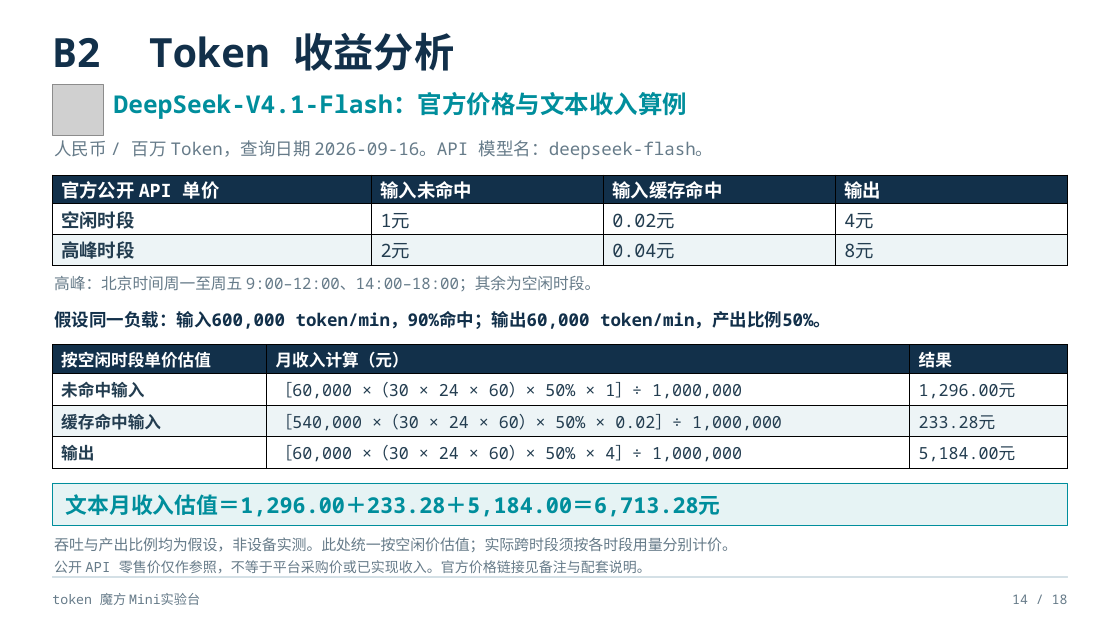
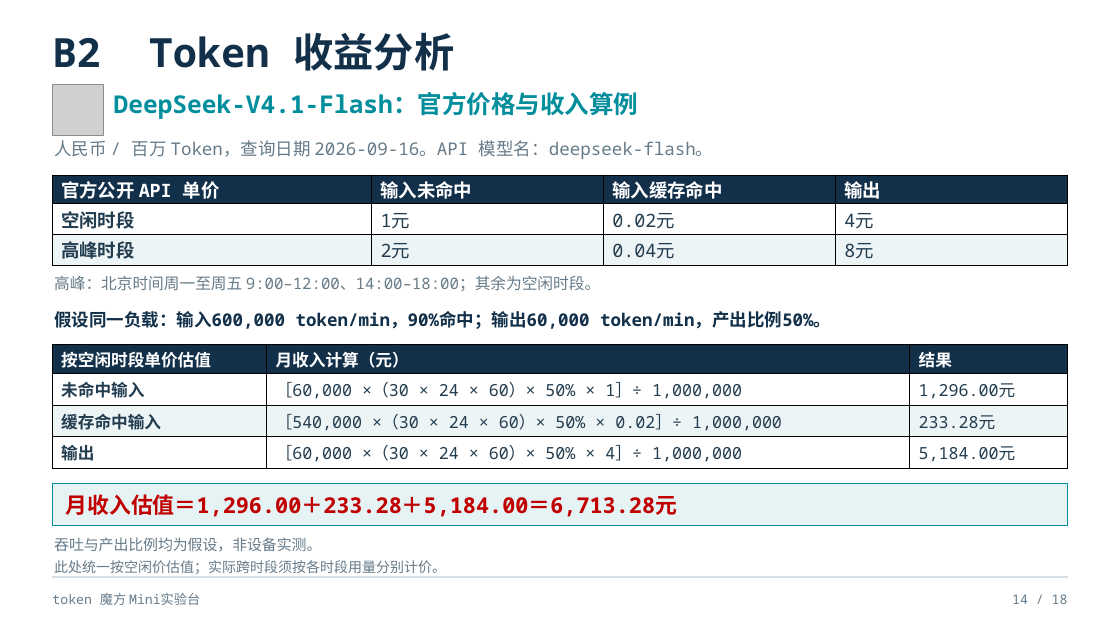
Before and after one commit to KurisuZhang/codex-catl, a slide deck: slide 14 of output/token_mini/Token魔方Mini实验台_完整合并版_修复版.pptx. Drawn at 1120x630 pixels with LibreOffice and Linux fonts; fonts in the diff are those of the drawing; grey boxes stand for pictures. Boxes give left, top, right and bottom in pixels: in the first picture for what was removed or moved away, otherwise in the second. Text is boxed around its words. In the diff, an @@ line names an element or a change of style, - is before the commit and + after.

```diff
--- a/output/token_mini/Token魔方Mini实验台_完整合并版_修复版.pptx
+++ b/output/token_mini/Token魔方Mini实验台_完整合并版_修复版.pptx
@@ text at [114,92,638,119]: text changed @@
-DeepSeek-V4.1-Flash：官方价格与文本收入算例
+DeepSeek-V4.1-Flash：官方价格与收入算例
@@ text at [66,494,677,517]: text changed; text colour #008E9C to #C00000 @@
-文本月收入估值＝1,296.00＋233.28＋5,184.00＝6,713.28元
+月收入估值＝1,296.00＋233.28＋5,184.00＝6,713.28元
@@ text at [54,537,321,552]: text changed @@
-吞吐与产出比例均为假设，非设备实测。此处统一按空闲价估值；实际跨时段须按各时段用量分别计价。
+吞吐与产出比例均为假设，非设备实测。
@@ text at [54,560,446,574]: text changed @@
-公开 API 零售价仅作参照，不等于平台采购价或已实现收入。官方价格链接见备注与配套说明。
+此处统一按空闲价估值；实际跨时段须按各时段用量分别计价。
```
Also in this commit, not shown: 12 other slides changed, 21 other files.
